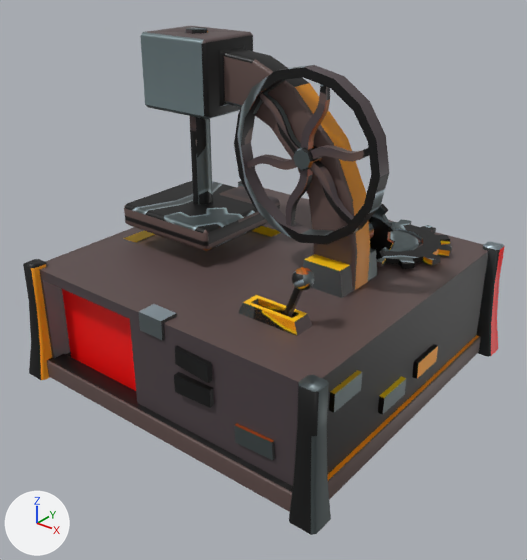
An edit to the FBX model Assets/_DefendTheFactory/_Sandbox/Rafal/Models/miningS/Balista_Tartak_Kamieniolom.fbx, drawn before and after from the same camera.
Both versions are drawn from a 50 mm lens placed at (1.26, -3.89, 2.3), pointed at (-0.94, -1.14, 0.59). Every picture has the same lights, and +X, +Y and +Z are marked at lower left. The picture after the commit comes second. Where no turn or scale is listed for an object, it has been applied to the vertices.

The scene before the commit, as lines of its bpy script (objects in view):
```python
ob_cylinder_025_baked = bpy.data.objects.new('Cylinder.025_Baked', me_cylinder_013)
ob_cylinder_025_baked.location = (-1.502, -0.995, 1.013)
ob_cylinder_026_baked = bpy.data.objects.new('Cylinder.026_Baked', me_cylinder_014)
ob_cylinder_026_baked.location = (-0.69, -1.121, 1.306)
ob_cylinder_028_baked = bpy.data.objects.new('Cylinder.028_Baked', me_cylinder_012)
ob_cylinder_028_baked.location = (0.0, 0.0, 0.004)
ob_cylinder_029_baked = bpy.data.objects.new('Cylinder.029_Baked', me_cylinder_015)
ob_cylinder_029_baked.location = (-0.552, -0.775, 0.868)
ob_cylinder_030_baked = bpy.data.objects.new('Cylinder.030_Baked', me_cylinder_026)
ob_cylinder_030_baked.location = (-0.55, -0.467, 0.689)
ob_cylinder_031_baked = bpy.data.objects.new('Cylinder.031_Baked', me_cylinder_027)
ob_cylinder_031_baked.location = (-0.406, -1.543, 0.885)
ob_plane_001_baked = bpy.data.objects.new('Plane.001_Baked', me_plane_003)
ob_plane_001_baked.location = (0.0, 0.0, 0.06)
```
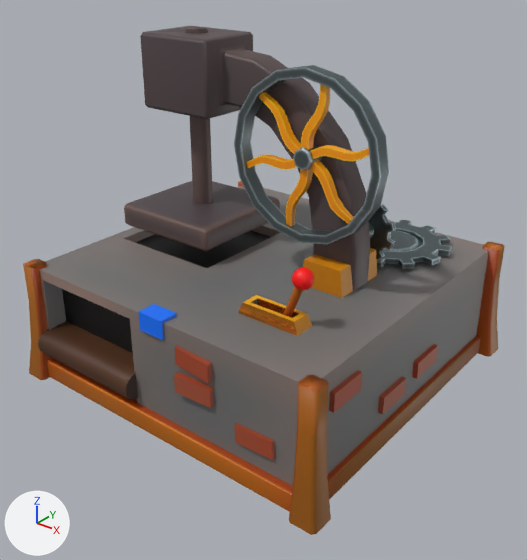
Boxes (x1, y1, x2, y2) around the edits, measured in the pictures (527 x 560 px):
'Cylinder.010_Baked', added (brown)
    after: (38, 321, 138, 400)
part 1 of me_cylinder_027, surface changed (lighter)
    both: (283, 267, 314, 317)
part 2 of me_cylinder_026, surface changed (lighter)
    both: (377, 219, 452, 269)
part 3 of me_cylinder_013, surface changed
    both: (124, 27, 280, 251)
part 4 of me_cylinder_014, surface changed (lighter)
    both: (234, 65, 390, 244)
part 5 of me_cylinder_012, surface changed
    both: (23, 26, 505, 535)
part 6 of me_plane_003, surface changed
    both: (238, 299, 299, 336)

The change, as a diff of the scene's bpy script:
```diff
--- a/Assets/_DefendTheFactory/_Sandbox/Rafal/Models/miningS/Balista_Tartak_Kamieniolom.fbx.py
+++ b/Assets/_DefendTheFactory/_Sandbox/Rafal/Models/miningS/Balista_Tartak_Kamieniolom.fbx.py
@@ me_plane_003 @@
 me_plane_003.from_pydata(...)  # 16 vertices, 12 faces; spans x -0.746..-0.354, y -1.608..-1.477, z 0.54..0.66
 # used by ob_plane_001_baked; location = (0.0, 0.0, 0.06)
+# me_plane_003 part 6: texture (UV) coordinates of 12 of 12 faces, centred in x -0.723..-0.377, y -1.6..-1.485, z 0.6..0.66, changed; they spanned u 0.5..0.87, v 0.01..0.79 and now span u 0.01..0.88, v 0.01..0.97
 me_plane_003.materials.append(mat_mergedbake_baked_001)
@@ me_cylinder_012 @@
 me_cylinder_012.from_pydata(...)  # 474 vertices, 360 faces; spans x -2.0..0.0, y -1.97..-0.03, z 0.0..1.8
 # used by ob_cylinder_028_baked; location = (0.0, 0.0, 0.004)
+# me_cylinder_012 part 5: texture (UV) coordinates of 360 of 360 faces, centred in x -1.99..-0.01, y -1.96..-0.04, z 0.0..1.8, changed; they spanned u 0.01..0.99, v 0.01..0.99 and now span u 0.01..0.99, v 0.01..0.99
 me_cylinder_012.materials.append(mat_mergedbake_baked_001)
@@ me_cylinder_013 @@
 me_cylinder_013.from_pydata(...)  # 40 vertices, 35 faces; spans x -0.327..0.324, y -0.325..0.325, z -0.271..0.804
 # used by ob_cylinder_025_baked; location = (-1.502, -0.995, 1.013)
+# me_cylinder_013 part 3: texture (UV) coordinates of 35 of 35 faces, centred in x -0.327..0.324, y -0.325..0.325, z -0.271..0.804, changed; they spanned u 0.23..0.63, v 0.01..0.77 and now span u 0.27..0.91, v 0.01..0.94
 me_cylinder_013.materials.append(mat_mergedbake_baked_001)
@@ me_cylinder_026 @@
 me_cylinder_026.from_pydata(...)  # 180 vertices, 181 faces; spans x -0.326..0.326, y -0.326..0.326, z -0.081..0.021
 # used by ob_cylinder_030_baked; location = (-0.55, -0.467, 0.689)
+# me_cylinder_026 part 2: texture (UV) coordinates of 181 of 181 faces, centred in x -0.317..0.317, y -0.317..0.317, z -0.046..0.021, changed; they spanned u 0.01..0.87, v 0.01..0.87 and now span u 0.01..0.97, v 0.01..0.97
 me_cylinder_026.materials.append(mat_mergedbake_baked_001)
@@ me_cylinder_027 @@
 me_cylinder_027.from_pydata(...)  # 74 vertices, 98 faces; spans x -0.101..0.062, y -0.049..0.051, z -0.215..0.08
 # used by ob_cylinder_031_baked; location = (-0.406, -1.543, 0.885)
+# me_cylinder_027 part 1: texture (UV) coordinates of 98 of 98 faces, centred in x -0.056..0.059, y -0.047..0.046, z -0.105..0.078, changed; they spanned u 0.01..0.77, v 0.01..0.83 and now span u 0.05..0.92, v 0.02..0.94
 me_cylinder_027.materials.append(mat_mergedbake_baked_001)
@@ me_cylinder_014 @@
 me_cylinder_014.from_pydata(...)  # 268 vertices, 249 faces; spans x -0.424..0.424, y -0.042..0.044, z -0.424..0.424
 # used by ob_cylinder_026_baked; location = (-0.69, -1.121, 1.306)
+# me_cylinder_014 part 4: texture (UV) coordinates of 249 of 249 faces, centred in x -0.408..0.408, y -0.042..0.043, z -0.408..0.408, changed; they spanned u 0.01..0.84, v 0.01..0.84 and now span u 0.01..0.97, v 0.01..0.96
 me_cylinder_014.materials.append(mat_mergedbake_baked_001)
@@ me_cylinder_027_1 @@
+me_cylinder_027_1.from_pydata(...)  # 44 vertices, 24 faces; spans x -1.86..-1.15, y -1.96..-0.04, z 0.14..0.3
+me_cylinder_027_1.materials.append(mat_mergedbake_baked_001)
@@ ob_cylinder_010_baked @@
+ob_cylinder_010_baked = bpy.data.objects.new('Cylinder.010_Baked', me_cylinder_027_1)
+ob_cylinder_010_baked.location = (0.0, 0.0, 0.004)
```
